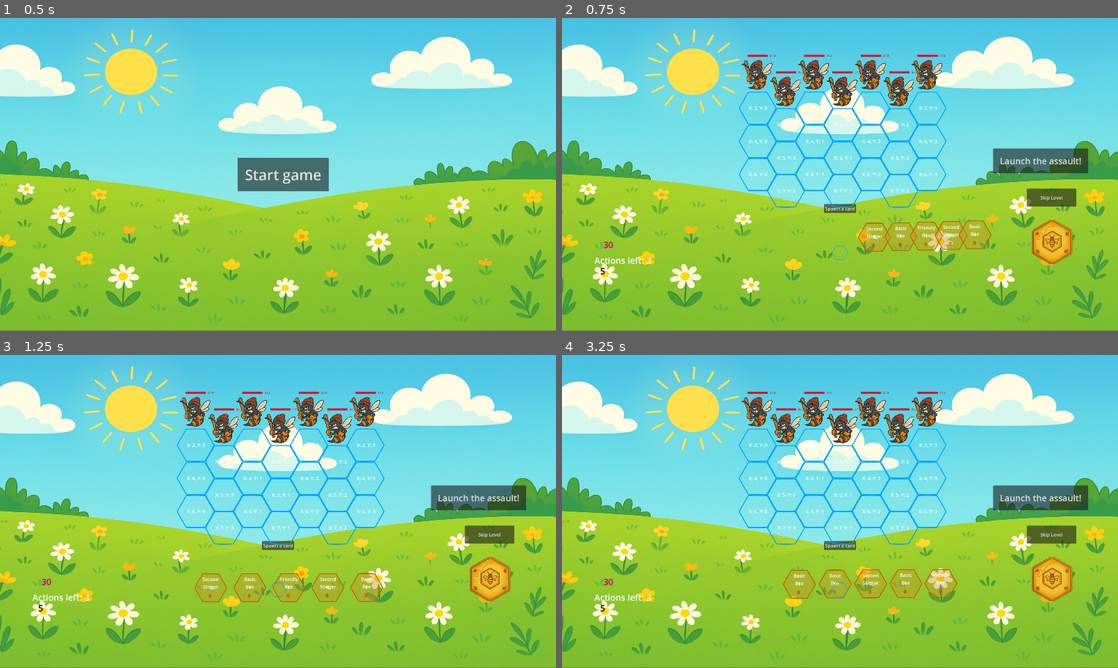
Above: before the commit, frames 1-4 (two rows, left to right).
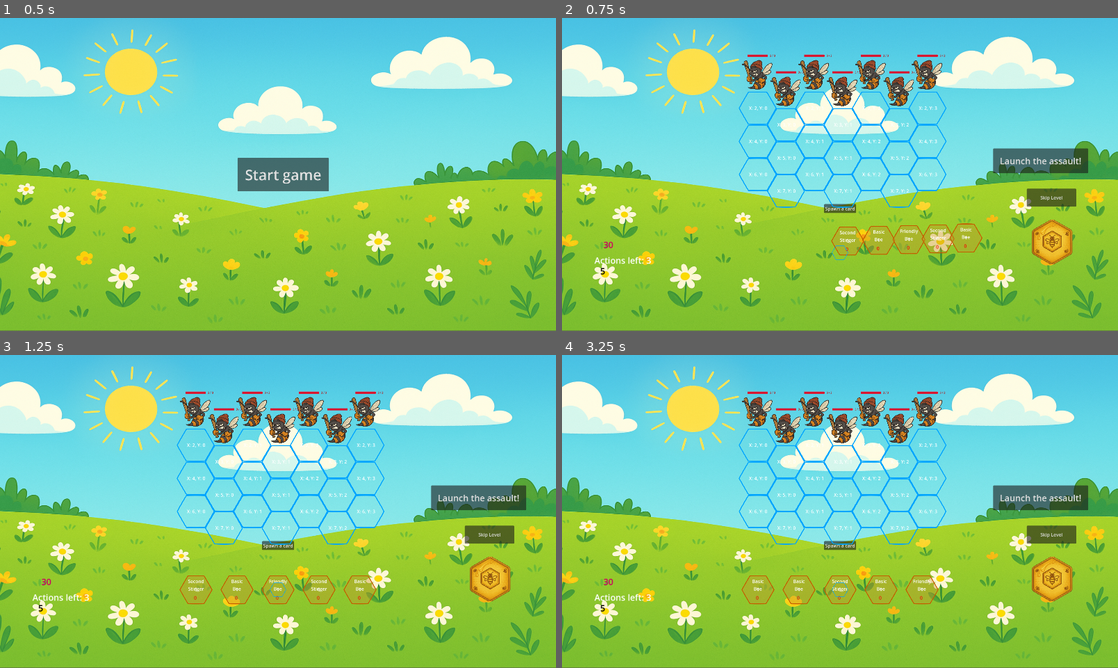
Above: after the commit, the same moments.

Repository: tysia2512/buzzco
Game: Godot game, scene res://scenes/main.tscn
Two runs of this game, one before a commit and one after it. Both use one fixed random seed, a clock stepped at 60 frames per second and the inputs below.
Inputs:
- Up to frame 1 (0.5 s): no input
- Up to frame 2 (0.75 s): click "Start game" at 0.5 s
- Up to frame 3 (1.25 s): no input
- Up to frame 4 (3.25 s): click "Launch the assault!" at 1.25 s; click "Skip Level" at 2 s; click "Start level 2" at 2.75 s

Frame 1 is identical in both runs. In frame 2, 0.9% of the frame differs, in the area x 48-78%, y 64-76%; in frame 3, 1.1%; in frame 4, 1.1%, in the area x 32-72%, y 68-80%.

Commit message:
Add card animations

Diff:
--- a/scripts/card_movement_manager.gd
+++ b/scripts/card_movement_manager.gd
@@ -28,6 +28,7 @@
 			if dragged_card:
 				dragged_card.card.set_is_dragged()
 				dragged_card.reparent(self)
+				deck_n_hand.card_spawn_point.update()
 				offset = dragged_card.position - get_global_mouse_position()
 		else:
 			if dragged_card == null:
--- a/scripts/card_spawn_point.gd
+++ b/scripts/card_spawn_point.gd
@@ -5,8 +5,8 @@
 func get_cards():
 	return get_children().filter(func(x): return x is TypedCard)
 
-func _process(delta: float):
-	_arrange_cards()
+# func _process(delta: float):
+# 	_arrange_cards()
 
 func _arrange_cards():
 	var cards = get_cards()
@@ -21,11 +21,18 @@
 	if len(cards) > 0:
 		delta_x = w / (len(cards) - 1)
 	for card in cards:
+		if !card.card.is_in_hand():
+			continue
 		var destination = Vector2(current_x - w / 2, 0)
-		var tween = create_tween()
-		tween.tween_property(card, "position", destination, 0.5)
+		# if card.tween:
+		# 	time_elapsed = card.tween.get_total_elapsed_time()
+		card.tween = card.create_tween()
+		card.tween.tween_property(card, "position", destination, 0.3)
 
 		current_x += delta_x
+
+func update():
+	_arrange_cards()
 
 func add_card(card: TypedCard):
 	card.reparent(self)
--- a/scripts/generic_card.gd
+++ b/scripts/generic_card.gd
@@ -12,6 +12,8 @@
 @onready var attack_label: Label = $AttackLabel
 @onready var base_card_sprite: Sprite2D = $BaseCardSprite
 @onready var debug_attack_strength_label: Label = $DebugAttackStrengthLabel
+
+var tween: Tween
 
 var _is_dragged = false
 var _is_in_hand = true
@@ -38,6 +40,9 @@
 	return base_card_sprite.scale * base_card_sprite.texture.get_size()
 
 func set_is_dragged():
+	if get_parent() and get_parent().tween:
+		get_parent().tween.kill()
+
 	_is_dragged = true
 	_is_in_hand = false
 	_is_on_the_board = false
--- a/scripts/typed_card.gd
+++ b/scripts/typed_card.gd
@@ -1,3 +1,4 @@
 class_name TypedCard extends Node2D
 
 var card: GenericCard
+var tween: Tween
